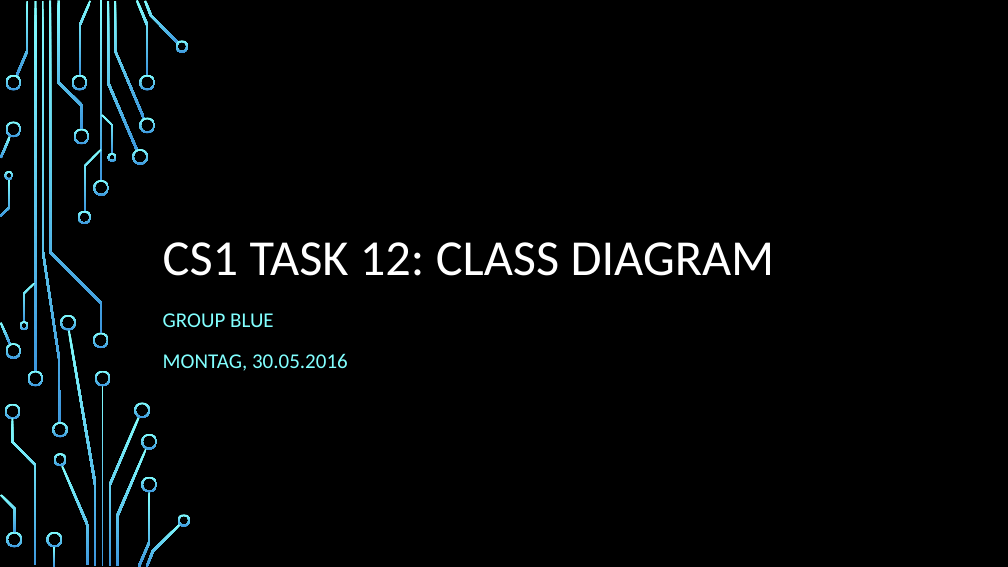
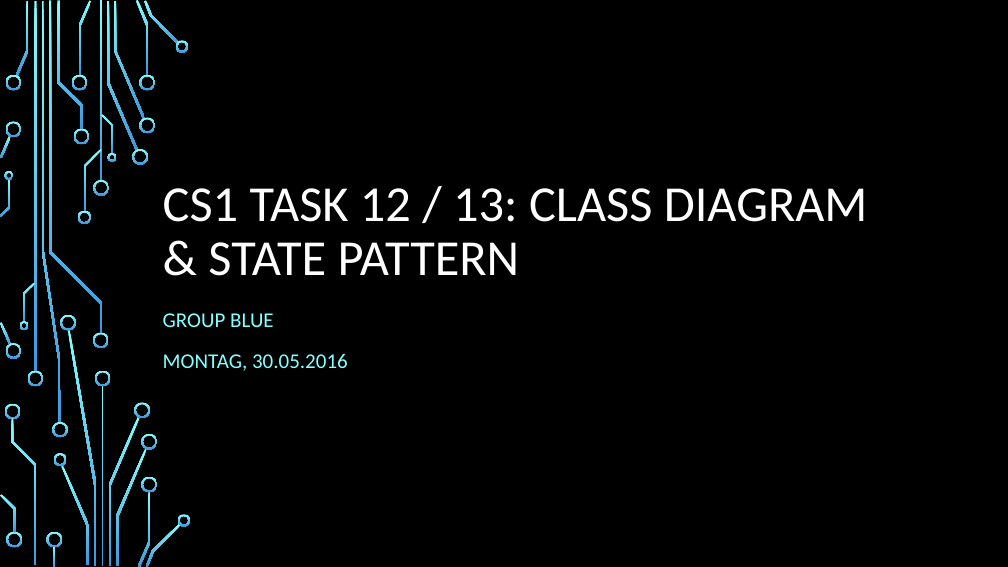
Before and after one commit to BurningBadger/ch.bfh.bti7081.s2016.blue, a slide deck: slide 1 of doc/task12/Präsentation_Diagrams.pptx. Drawn at 1008x567 pixels with LibreOffice and Linux fonts; fonts in the diff are those of the drawing; background and template pictures are left out. Boxes give left, top, right and bottom in pixels: in the first picture for what was removed or moved away, otherwise in the second. Text is boxed around its words. In the diff, an @@ line names an element or a change of style, - is before the commit and + after.

Commit message:
added presentation task 12

```diff
--- a/doc/task12/Präsentation_Diagrams.pptx
+++ b/doc/task12/Präsentation_Diagrams.pptx
@@ title at (x1=163, y1=188, x2=868, y2=276): text changed @@
-CS1 TASK 12: CLASS DIAGRAM
+CS1 TASK 12 / 13: CLASS DIAGRAM & STATE PATTERN
```
Also in this commit, not shown: 3 slides added.
